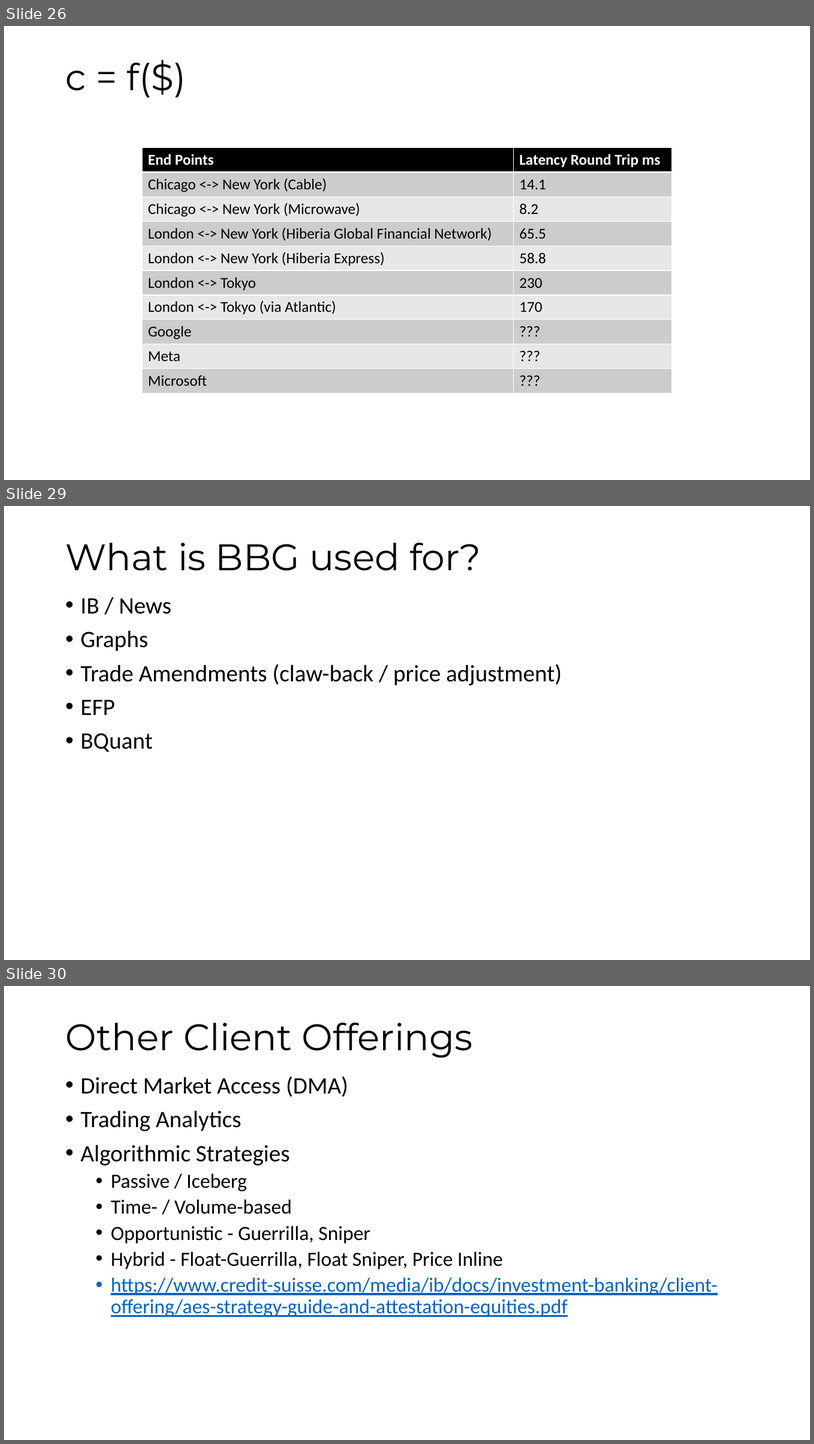
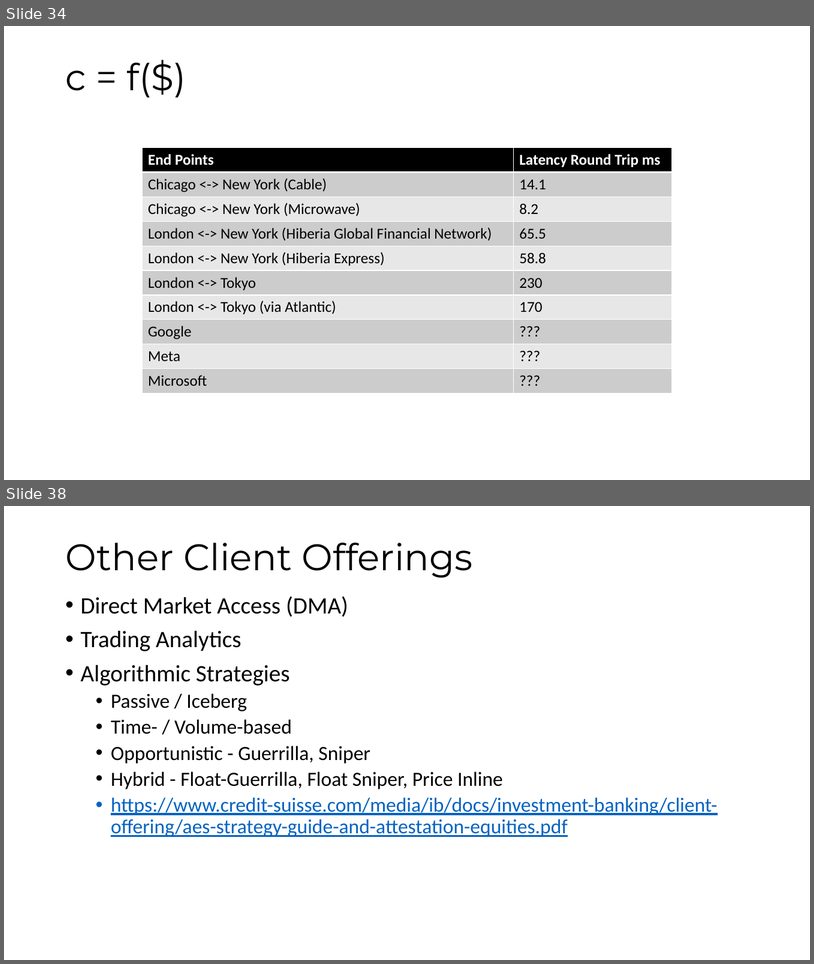
Before and after one commit to maatt4code/PicsAndStuff, a slide deck: Presentation/FXMM.pptx. Shown one above the other, each under a label of ours: slides 26, 29 and 30 before the commit, slides 34 and 38 after it; the slides between them are not shown. The pictures are 814x1444 and 814x964 pixels, drawn with LibreOffice and Linux fonts; fonts in the diff are those of the drawing. Boxes give left, top, right and bottom in pixels: in the first picture for what was removed or moved away, otherwise in the second. Text is boxed around its words. In the diff, an @@ line names an element or a change of style, - is before the commit and + after.

```diff
--- a/Presentation/FXMM.pptx
+++ b/Presentation/FXMM.pptx
@@ slide 29 removed at [4, 506, 810, 960], background #FFFFFF @@
@@ title removed at [65, 543, 481, 571] @@
-What is BBG used for?
@@ text removed at [81, 598, 562, 752] @@
-• IB / News
-• Graphs
-• Trade Amendments (claw-back / price adjustment)
-• EFP
-• BQuant
@@ what was slide 26 is now slide 34 @@
@@ what was slide 30 is now slide 38 @@
```
Also in this commit, not shown: 4 slides changed, 10 slides added, 1 other slide removed, 17 other files.
